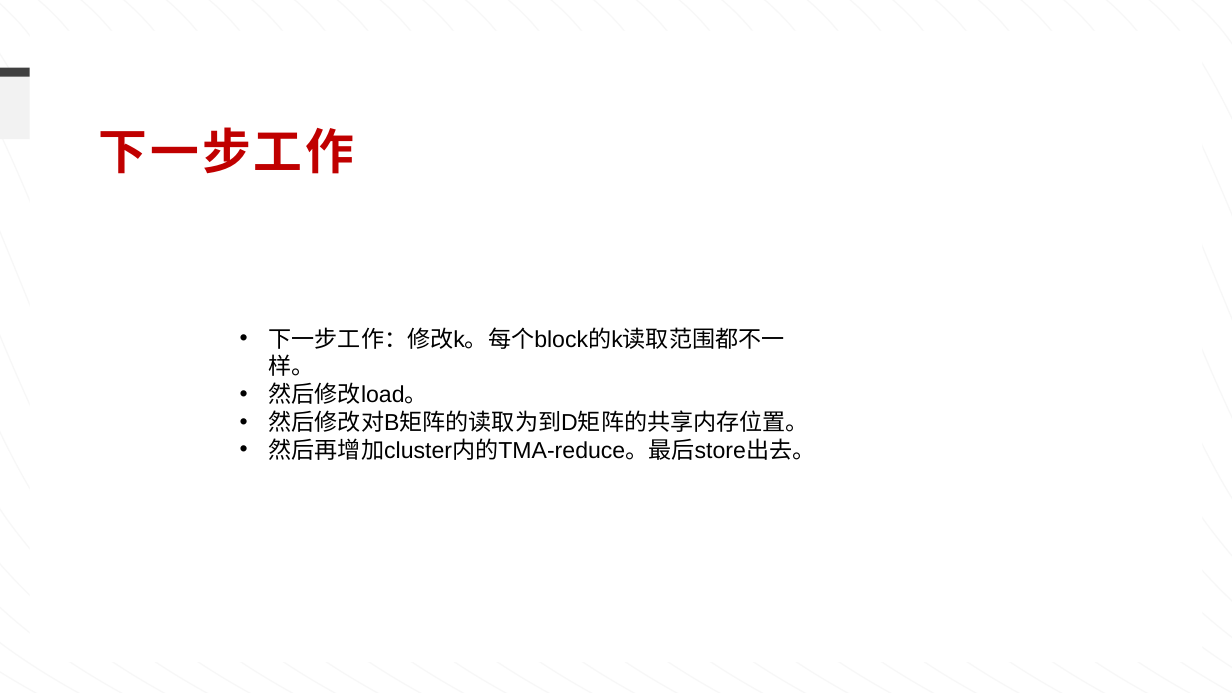
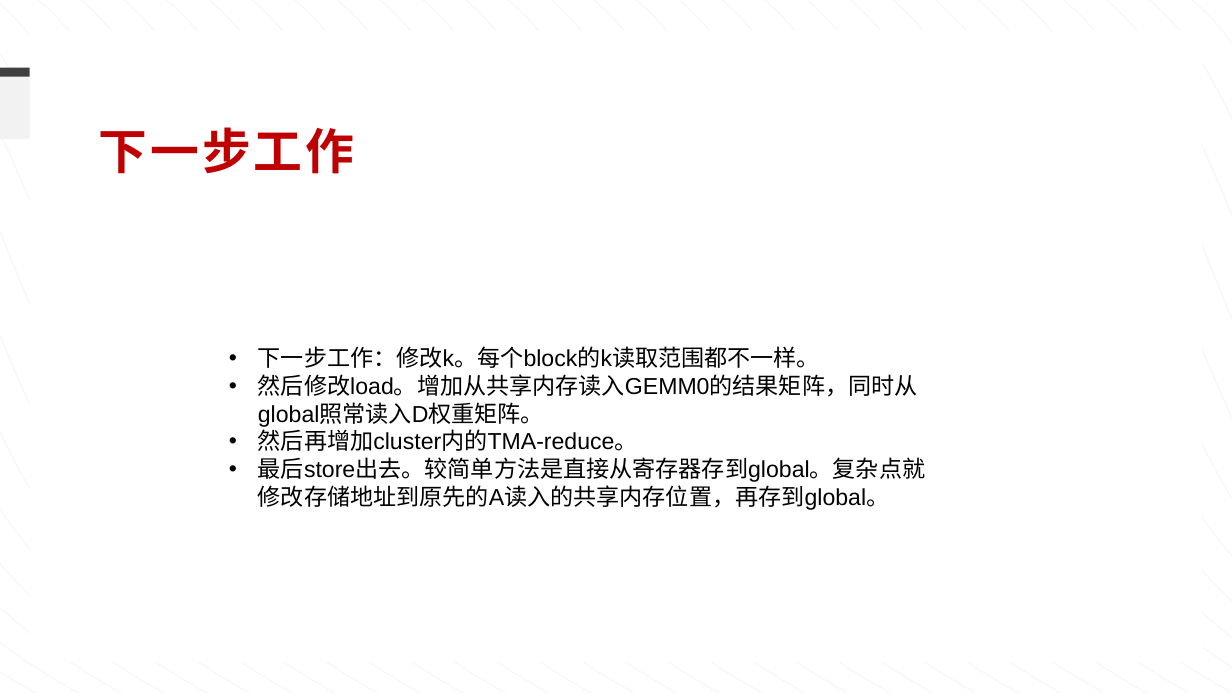
Before and after one commit to ziyuhuang123/dataflow_code, a slide deck: slide 11 of weekly_report/汇报-0823.pptx. Drawn at 1232x693 pixels with LibreOffice and Linux fonts; fonts in the diff are those of the drawing. Boxes give left, top, right and bottom in pixels: in the first picture for what was removed or moved away, otherwise in the second. Text is boxed around its words. In the diff, an @@ line names an element or a change of style, - is before the commit and + after.

```diff
--- a/weekly_report/汇报-0823.pptx
+++ b/weekly_report/汇报-0823.pptx
@@ text "下一步工作：修改k。每个block的k读取范围都不一样。": place and size @@
-text "下一步工作：修改k。每个block的k读取范围都不一样。" at [269, 327, 816, 460]
+text "下一步工作：修改k。每个block的k读取范围都不一样。" at [258, 346, 925, 510]
@@ text at [258, 374, 925, 510]: text changed @@
-• 然后修改load。
-• 然后修改对B矩阵的读取为到D矩阵的共享内存位置。
-• 然后再增加cluster内的TMA-reduce。最后store出去。
+• 然后修改load。增加从共享内存读入GEMM0的结果矩阵，同时从global照常读入D权重矩阵。
+• 然后再增加cluster内的TMA-reduce。
+• 最后store出去。较简单方法是直接从寄存器存到global。复杂点就修改存储地址到原先的A读入的共享内存位置，再存到global。
```
Also in this commit, not shown: 5 other slides changed, 24 other files.
